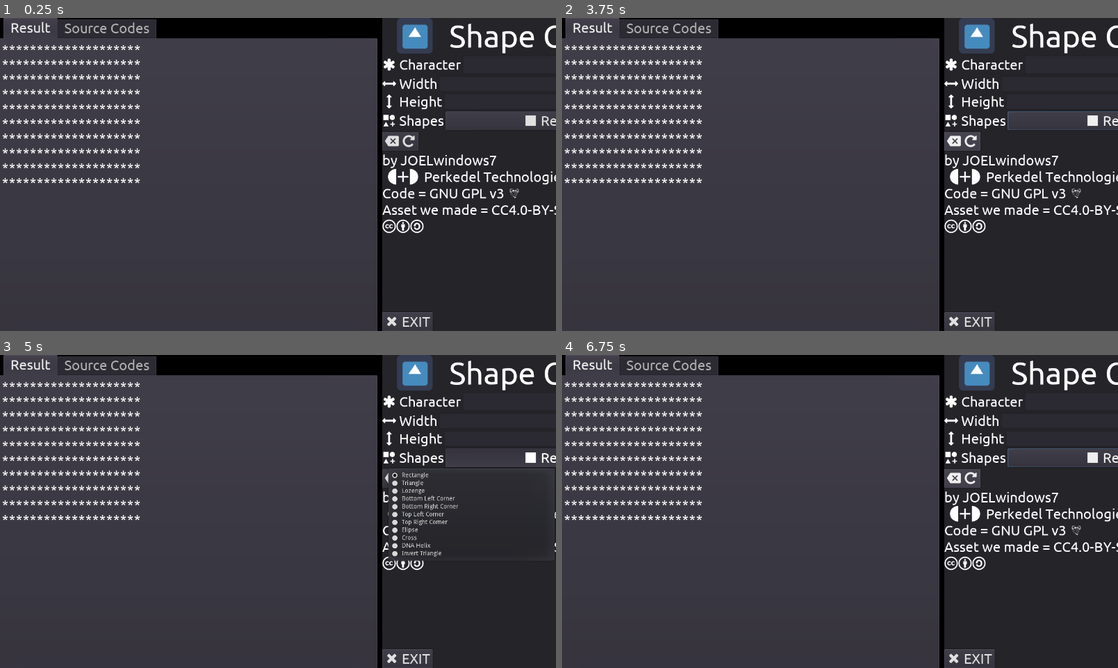
Above: before the commit, frames 1-4 (two rows, left to right).
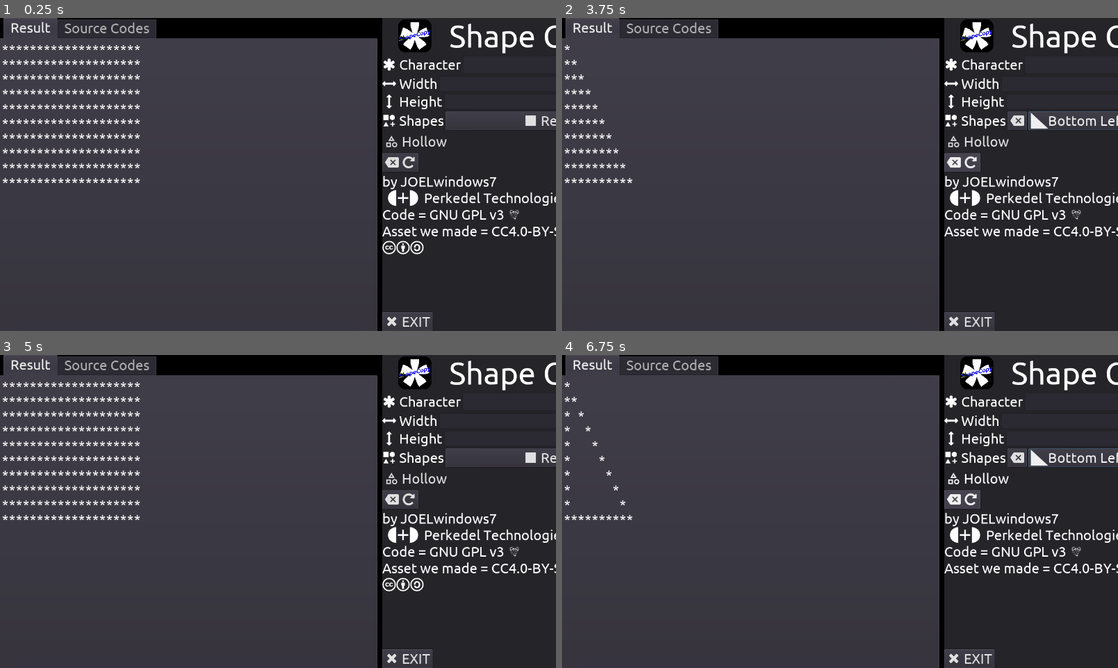
Above: after the commit, the same moments.

Repository: Perkedel/ShapeTextCopy
Game: Godot game, scene res://GameDVDCardtridge/ShapeTextCopy/ShapeTextCopy.tscn
The game is run twice, just before and just after one commit, with the same random seed, the same clock (stepped at 60 frames per second) and the same inputs. The engine's default icon, where the game draws it, is replaced by a stand-in: a white triangle on a blue panel in a dark square.
Inputs (mouse positions are in pixels of both pictures, inside the frame that each line leads up to):
- Up to frame 1 (0.25 s): no input
- Up to frame 2 (3.75 s): click "ﱢ Rectangle" at 0.5 s; click (1062, 143) at 1.25 s, where only the run after the commit has a clickable "ﴰ Hollow"; click " " at 2 s; click "ﱢ Rectangle" at 2.75 s; click " " at 3.5 s
- Up to frame 3 (5 s): click (455, 458) at 4.25 s, where only the run after the commit has a clickable ""
- Up to frame 4 (6.75 s): click (1062, 480) at 5 s, where only the run after the commit has a clickable "ﴰ Hollow"; click "ﱢ Rectangle" at 5.75 s; click " " at 6.5 s

The runs differ from the first frame. In frame 1, 4.2% of the frame differs, in the area x 68-100%, y 0-76%; in frame 2, 6.1%; in frame 3, 3.4%; in frame 4, 6.4%, in the area x 1-100%, y 0-70%.

Commit message:
hollow
now with hollowing yey!

Diff:
--- a/GameDVDCardtridge/ShapeTextCopy/ShapeTextCopy.gd
+++ b/GameDVDCardtridge/ShapeTextCopy/ShapeTextCopy.gd
@@ -1,9 +1,21 @@
+# ahre
+"""
+Here code main.
+by JOELwindows7
+Perkedel Technologies
+CC4.0-BY-SA
+
+misc credit:
+	- https://favicon.io/ generate ico file
+"""
+
 extends Node
 
 export(String) var character:String = "*"
 export(Vector2) var size:Vector2 = Vector2(20,10)
 export(PoolIntArray) var sizeInt:PoolIntArray = [20,10]
 export(bool) var addSpace:bool = false;
+export(bool) var addHollow:bool = false;
 export(int) var chooseSkin = 0 # each shape may have various like a a, 1 2, etc.
 export(int,'Square', 'Triangle') var chooseShape = 0
 enum shapes {Square, Triangle}
@@ -48,8 +60,13 @@
 			fillHelix()
 		10:
 			fillTriangleInverted()
+		11:
+			fillLeftTriangle()
+		12:
+			fillRightTriangle()
 		_:
-			fillSquare()
+#			fillSquare()
+			fillErrorNotYetAvailable()
 			pass
 	toFillBB += "[/code]"
 
@@ -95,7 +112,7 @@
 	# https://generalistprogrammer.com/godot/godot-for-loop-tutorial-definitive-guide-with-examples/
 	for n in sizeInt[1]:
 		for m in sizeInt[0]:
-			addCharacter(character)
+			addCharacter(character if !addHollow else (character if (n == 0 || n == sizeInt[1]-1 || m == 0 || m == sizeInt[0]-1) else ' '))
 			pass
 		addCharacter('\n')
 		pass
@@ -103,25 +120,61 @@
 
 	pass
 
-func arguTriangle(sizing:int):
-	var k = 0
-	for i in range(0,sizing+1):
-		for j in sizing-i:
-#			toFillBB += " "
-			addCharacter(' ')
-
-		while k != 2*i+1:
-#			toFillBB += character
-			addCharacter(character)
-			k += 1
-			if k > 2*i+1:
-				break
-			pass
-
-#		toFillBB += "\n"
-		addCharacter('\n')
-		k = 0
-		pass
+func arguTriangle(sizing:int, bringFlipSpaceSpecial:bool = false, noFeet:bool = false):
+	if bringFlipSpaceSpecial:
+		addCharacter(' ')
+	var k:int = 0
+	var s:int = 0
+	if addHollow:
+		for i in range(0,sizing):
+			# for loop to put space in pyramid
+			s = i
+			for j in sizing-i:
+				addCharacter(' ')
+				s+=1
+				pass
+
+			# for loop to print star
+			while k < 2*i+1:
+				k += 1
+	#			toFillBB += character
+				addCharacter(character if ((i == sizing-1 if !noFeet else false) || k == 1 || k == 2*i+1) else " ")
+#				addCharacter(character if (i == sizing-1 || k == 1 || k == 2*i+1) else " ")
+#				if i == sizing-1 || k == 1 || k == 2*sizing-1:
+#					addCharacter(character)
+#					pass
+#				else:
+#					addCharacter(' ')
+#					pass
+#				if k > 2*i+1:
+#					break
+				pass
+
+			# ending line after each row
+			addCharacter('\n' + (' ' if bringFlipSpaceSpecial else ''))
+			k = 0
+			pass
+		pass
+	else:
+		for i in range(0,sizing):
+			for j in sizing-i:
+	#			toFillBB += " "
+				addCharacter(' ')
+
+			while k < 2*i+1:
+	#			toFillBB += character
+				addCharacter(character)
+				k += 1
+				if k > 2*i+1:
+					break
+				pass
+
+	#		toFillBB += "\n"
+			addCharacter('\n' + (' ' if bringFlipSpaceSpecial else ''))
+			k = 0
+			pass
+
+
 	pass
 
 func fillTriangle():
@@ -200,6 +253,35 @@
 		return 0;
 	}
 	"""
+	# https://www.educba.com/star-patterns-in-c-plus-plus/
+	# Hollow
+	"""
+	#include<iostream>
+	using namespace std;
+	int main()
+	{
+		int r, i, j, s;
+		cout << "Enter number of rows: ";
+		cin >> r;
+		for(i = 1; i <= r; i++)
+		{
+			//for loop to put space in pyramid
+			for (s = i; s < r; s++)
+				cout << " ";
+			//for loop to print star
+			for(j = 1; j <= (2 * r - 1); j++)
+			{
+				if(i == r || j == 1 || j == 2*i - 1)
+					cout << "*";
+				else
+					cout << " ";
+			}
+			//ending line after each row
+			cout << "\n";
+		}
+		return 0;
+	}
+	"""
 	#row uses sizeInt[1]
 
 #	var k = 0
@@ -223,7 +305,7 @@
 	arguTriangle(sizeInt[1])
 	pass
 
-func arguTriangleInvert(sizing:int, bringFlipSpaceSpecial:bool = false):
+func arguTriangleInvert(sizing:int, bringFlipSpaceSpecial:bool = false, noFeet:bool = false):
 	var flipCount = sizing
 #	for i in sizing
 #	while(flipCount >=1):
@@ -240,20 +322,35 @@
 #				break
 			pass
 
-		var jj = i
-		while jj != (2*i-1):
-			addCharacter(character)
-			jj+=1
-
-#			if jj <= ((2*i)-1):
-#				break
-			pass
-
-		var jjj = 0
-		for j in i:
-#		while !(jjj < flipCount-1):
-			addCharacter(character)
-			jjj += 1
+		# separaton
+		if addHollow:
+			# for loop to print star in pyramid
+			var jj = 0
+			while jj < 2 * sizing -1 :
+				jj+=1
+				addCharacter(character if((i == sizing if !noFeet else false) || jj == 1 || jj == 2*i-1) else " ")
+#				if i == sizing || jj == 1 || jj == 2*i - 1:
+#					addCharacter(character)
+#				else:
+#					addCharacter(' ')
+
+			pass
+		else:
+			var jj = i
+			while jj < (2*i-1):
+	#			addCharacter(character if !addHollow else (character if (i == sizing || jj == 1 || jj == 2*i - 1) else " "))
+				addCharacter(character)
+				jj+=1
+
+	#			if jj <= ((2*i)-1):
+	#				break
+				pass
+
+			var jjj = 0
+			for j in i:
+	#		while !(jjj < flipCount-1):
+				addCharacter(character)
+				jjj += 1
 
 		addCharacter('\n' + (' ' if bringFlipSpaceSpecial else ''))
 
@@ -288,6 +385,34 @@
 			cout << endl;
 		}
 
+		return 0;
+	}
+	"""
+	# https://www.educba.com/star-patterns-in-c-plus-plus/
+	# Hollow
+	"""
+	#include<iostream>
+	using namespace std;
+	int main()
+	{
+		int r, i, j, s;
+		cout << "Enter number of rows: ";
+		cin >> r;
+		for(i = r; i >= 1; i--)
+		{
+			//for loop to put space in pyramid
+			for (s = i; s < r; s++)
+				cout << " ";
+			//for loop to print star in pyramid
+			for(j = 1; j <= 2 * i - 1; j++)
+			{
+				if(i == r || j == 1 || j == 2*i - 1)
+					cout << "*";
+				else
+					cout << " ";
+			}
+			cout << "\n";
+		}
 		return 0;
 	}
 	"""
@@ -329,7 +454,7 @@
 	arguTriangleInvert(sizeInt[1])
 	pass
 
-func fillTopRightCorner():
+func fillTopRightCorner(noFeet:bool = false):
 #	var flipCount = sizeInt[1]
 #	for i in sizeInt[1]:
 #		for j in sizeInt[1]-flipCount:
@@ -408,16 +533,16 @@
 #				break
 			pass
 
+
+		while j < i:
+			addCharacter(character if !addHollow else (character if ((i == n if !noFeet else false) || j == i-1 || j == 0) else ' '))
+			j+=1
+#			if j < i:
+#				break
+
 		# resetting k because we want to run k from
 		# beginning.
 		k = 0;
-		while j < i:
-			addCharacter(character)
-			j+=1
-#			if j < i:
-#				break
-
-
 		# resetting k so as it can start from 0.
 		j = 0
 		i-=1
@@ -476,11 +601,11 @@
 	# upside down minus one to merge with bottom feet of rightside up
 	var divide = sizeInt[1]
 
-	arguTriangle(divide)
-	arguTriangleInvert(divide, true)
-	pass
-
-func fillBottomLeftCorner():
+	arguTriangle(divide, false, true)
+	arguTriangleInvert(divide, true, true)
+	pass
+
+func fillBottomLeftCorner(noFeet:bool = false):
 	# https://www.programiz.com/cpp-programming/examples/pyramid-pattern
 	"""
 	#include <iostream>
@@ -563,14 +688,14 @@
 
 	for i in range(0,sizeInt[1]):
 		for j in range(0,i+1):
-			addCharacter(character)
+			addCharacter(character if !addHollow else (character if (j == 0 || j == i || (i == sizeInt[1]-1 if !noFeet else false)) else ' '))
 			pass
 		addCharacter('\n')
 		pass
 
 	pass
 
-func fillBottomRightCorner():
+func fillBottomRightCorner(noFeet:bool = false):
 	# https://www.geeksforgeeks.org/programs-printing-pyramid-patterns-c/
 	"""
 	// C++ code to demonstrate star pattern
@@ -606,7 +731,7 @@
 	for i in range(sizeInt[1],0,-1):
 		for j in range(0,sizeInt[1]):
 			if (j>=i-1):
-				addCharacter(character)
+				addCharacter(character if !addHollow else (character if (j == size[1]-1 || j == i-1 || (i == 1 if !noFeet else false)) else ' '))
 			else:
 				addCharacter(' ')
 			pass
@@ -614,7 +739,7 @@
 		pass
 	pass
 
-func fillTopLeftCorner():
+func fillTopLeftCorner(noFeet:bool = false):
 	# https://www.programiz.com/cpp-programming/examples/pyramid-pattern
 	"""
 	#include <iostream>
@@ -671,7 +796,7 @@
 	var flipCount:int = sizeInt[1] # not sizeInt[0]
 	for i in sizeInt[1]:
 		for j in flipCount:
-			addCharacter(character)
+			addCharacter(character if !addHollow else (character if (j == 0 || j == flipCount-1 || (i == 0 if !noFeet else false)) else ' '))
 			pass
 		addCharacter('\n')
 		flipCount -= 1
@@ -781,6 +906,19 @@
 		pass
 
 	pass
+
+func fillLeftTriangle():
+	fillBottomRightCorner(addHollow)
+	fillTopRightCorner(addHollow)
+	pass
+
+func fillRightTriangle():
+	fillBottomLeftCorner(addHollow)
+	fillTopLeftCorner(addHollow)
+	pass
+
+func fillErrorNotYetAvailable():
+	addCharacter('WERROR 404: Shape not available yet!\nPls contribute!!')
 
 # more misc codes
 """
@@ -919,3 +1057,8 @@
 		OS.set_clipboard($"UIBox/Contains/TabContainer/Source Codes/SourceCodeSelfFiller/SourceText".text)
 		pass
 	pass # Replace with function body.
+
+func _on_HollowCheckButton_toggled(button_pressed: bool) -> void:
+	addHollow = button_pressed
+	refreshLook()
+	pass # Replace with function body.
--- a/GameDVDCardtridge/ShapeTextCopy/ShapeTextCopy.tscn
+++ b/GameDVDCardtridge/ShapeTextCopy/ShapeTextCopy.tscn
@@ -8,8 +8,10 @@
 [ext_resource path="res://GameDVDCardtridge/ShapeTextCopy/SpareParts/OptionHeadering.tscn" type="PackedScene" id=6]
 [ext_resource path="res://GameDVDCardtridge/ShapeTextCopy/SpareParts/OptionCopyrightText.tscn" type="PackedScene" id=7]
 [ext_resource path="res://GameDVDCardtridge/ShapeTextCopy/SpareParts/OptioningButton.tscn" type="PackedScene" id=8]
-[ext_resource path="res://GameDVDCardtridge/ShapeTextCopy/fonts/Baked/Ubuntu-NF.tres" type="DynamicFont" id=9]
+[ext_resource path="res://GameDVDCardtridge/ShapeTextCopy/assets/fonts/Baked/Ubuntu-NF.tres" type="DynamicFont" id=9]
 [ext_resource path="res://GameDVDCardtridge/ShapeTextCopy/SpareParts/SourceCodeSelfFiller.tscn" type="PackedScene" id=10]
+[ext_resource path="res://GameDVDCardtridge/ShapeTextCopy/assets/images/ShapeTextCopyIcon.png" type="Texture" id=11]
+[ext_resource path="res://GameDVDCardtridge/ShapeTextCopy/SpareParts/OptionCheckButton.tscn" type="PackedScene" id=12]
 
 [node name="ShapeTextCopy" type="Node"]
 script = ExtResource( 2 )
@@ -83,6 +85,7 @@
 margin_right = 1040.0
 margin_bottom = 82.0
 title = "Shape Copy"
+icon = ExtResource( 11 )
 
 [node name="SingleCharOption" parent="UIBox/Contains/Paneling/ScrollContainer/Optioning" instance=ExtResource( 3 )]
 unique_name_in_owner = true
@@ -118,10 +121,18 @@
 margin_bottom = 258.0
 labelText = "璉 Shapes"
 
-[node name="ButtonBoth" type="HBoxContainer" parent="UIBox/Contains/Paneling/ScrollContainer/Optioning"]
+[node name="HollowCheckButton" parent="UIBox/Contains/Paneling/ScrollContainer/Optioning" instance=ExtResource( 12 )]
+unique_name_in_owner = true
+anchor_right = 0.0
 margin_top = 262.0
 margin_right = 1040.0
-margin_bottom = 305.0
+margin_bottom = 307.0
+text = "ﴰ Hollow"
+
+[node name="ButtonBoth" type="HBoxContainer" parent="UIBox/Contains/Paneling/ScrollContainer/Optioning"]
+margin_top = 311.0
+margin_right = 1040.0
+margin_bottom = 354.0
 
 [node name="ResetAllButton" parent="UIBox/Contains/Paneling/ScrollContainer/Optioning/ButtonBoth" instance=ExtResource( 8 )]
 unique_name_in_owner = true
@@ -132,6 +143,7 @@
 text = " "
 
 [node name="Separator" type="Control" parent="UIBox/Contains/Paneling/ScrollContainer/Optioning/ButtonBoth"]
+unique_name_in_owner = true
 margin_left = 87.0
 margin_right = 902.0
 margin_bottom = 43.0
@@ -149,7 +161,7 @@
 [node name="CopyrightOption" parent="UIBox/Contains/Paneling/ScrollContainer/Optioning" instance=ExtResource( 7 )]
 anchor_right = 0.0
 anchor_bottom = 0.0
-margin_top = 309.0
+margin_top = 358.0
 margin_right = 1040.0
 margin_bottom = 1033.0
 
@@ -159,6 +171,7 @@
 margin_bottom = 1080.0
 
 [node name="QuitButton" parent="UIBox/Contains/Paneling/ScrollContainer/Optioning/ButtonFate" instance=ExtResource( 8 )]
+unique_name_in_owner = true
 anchor_right = 0.0
 margin_right = 116.0
 margin_bottom = 43.0
@@ -170,6 +183,7 @@
 [connection signal="hasChanged" from="UIBox/Contains/Paneling/ScrollContainer/Optioning/HeightOption" to="." method="_on_HeightOption_hasChanged"]
 [connection signal="hasChangedNumber" from="UIBox/Contains/Paneling/ScrollContainer/Optioning/HeightOption" to="." method="_on_HeightOption_hasChangedNumber"]
 [connection signal="hasChangedSelection" from="UIBox/Contains/Paneling/ScrollContainer/Optioning/ShapeOption" to="." method="_on_ShapeOption_hasChangedSelection"]
+[connection signal="toggled" from="UIBox/Contains/Paneling/ScrollContainer/Optioning/HollowCheckButton" to="." method="_on_HollowCheckButton_toggled"]
 [connection signal="pressed" from="UIBox/Contains/Paneling/ScrollContainer/Optioning/ButtonBoth/ResetAllButton" to="." method="_on_ResetAllButton_pressed"]
 [connection signal="pressed" from="UIBox/Contains/Paneling/ScrollContainer/Optioning/ButtonBoth/CopyButton" to="." method="_on_CopyButton_pressed"]
 [connection signal="pressed" from="UIBox/Contains/Paneling/ScrollContainer/Optioning/ButtonFate/QuitButton" to="." method="_on_QuitButton_pressed"]
--- a/GameDVDCardtridge/ShapeTextCopy/SpareParts/OptionCheckButton.tscn
+++ b/GameDVDCardtridge/ShapeTextCopy/SpareParts/OptionCheckButton.tscn
@@ -1,6 +1,6 @@
 [gd_scene load_steps=3 format=2]
 
-[ext_resource path="res://GameDVDCardtridge/ShapeTextCopy/fonts/Baked/Ubuntu-NF.tres" type="DynamicFont" id=1]
+[ext_resource path="res://GameDVDCardtridge/ShapeTextCopy/assets/fonts/Baked/Ubuntu-NF.tres" type="DynamicFont" id=1]
 [ext_resource path="res://GameDVDCardtridge/ShapeTextCopy/SpareParts/OptionCheckButton.gd" type="Script" id=2]
 
 [node name="OptionCheckButton" type="CheckButton"]
--- a/GameDVDCardtridge/ShapeTextCopy/SpareParts/OptionCopyrightText.tscn
+++ b/GameDVDCardtridge/ShapeTextCopy/SpareParts/OptionCopyrightText.tscn
@@ -1,6 +1,6 @@
 [gd_scene load_steps=2 format=2]
 
-[ext_resource path="res://GameDVDCardtridge/ShapeTextCopy/fonts/Baked/Ubuntu-NF.tres" type="DynamicFont" id=1]
+[ext_resource path="res://GameDVDCardtridge/ShapeTextCopy/assets/fonts/Baked/Ubuntu-NF.tres" type="DynamicFont" id=1]
 
 [node name="OptionCopyrightText" type="RichTextLabel"]
 anchor_right = 1.0
--- a/GameDVDCardtridge/ShapeTextCopy/SpareParts/OptionHeadering.gd
+++ b/GameDVDCardtridge/ShapeTextCopy/SpareParts/OptionHeadering.gd
@@ -1,7 +1,8 @@
+tool
 extends HBoxContainer
 
 export(String) var title:String = "Hello World" setget set_title
-export(Texture) var icon:Texture = preload("res://icon.png")
+export(Texture) var icon:Texture = preload("res://icon.png") setget set_icon
 # Declare member variables here. Examples:
 # var a: int = 2
 # var b: String = "text"
@@ -18,6 +19,7 @@
 	return title
 
 func set_icon(into:Texture):
+	icon = into
 	$Icon.texture = into
 
 # Called every frame. 'delta' is the elapsed time since the previous frame.
--- a/GameDVDCardtridge/ShapeTextCopy/SpareParts/OptionHeadering.tscn
+++ b/GameDVDCardtridge/ShapeTextCopy/SpareParts/OptionHeadering.tscn
@@ -1,7 +1,7 @@
 [gd_scene load_steps=5 format=2]
 
 [ext_resource path="res://GameDVDCardtridge/ShapeTextCopy/SpareParts/OptioningLabel.tscn" type="PackedScene" id=1]
-[ext_resource path="res://GameDVDCardtridge/ShapeTextCopy/fonts/Baked/Ubuntu-NF-Title.tres" type="DynamicFont" id=2]
+[ext_resource path="res://GameDVDCardtridge/ShapeTextCopy/assets/fonts/Baked/Ubuntu-NF-Title.tres" type="DynamicFont" id=2]
 [ext_resource path="res://GameDVDCardtridge/ShapeTextCopy/SpareParts/OptionHeadering.gd" type="Script" id=3]
 [ext_resource path="res://icon.png" type="Texture" id=4]
 
--- a/GameDVDCardtridge/ShapeTextCopy/SpareParts/OptioningBase.gd
+++ b/GameDVDCardtridge/ShapeTextCopy/SpareParts/OptioningBase.gd
@@ -1,3 +1,4 @@
+tool
 extends HBoxContainer
 
 export(String) var labelText:String = "Option Name" setget set_labelText
--- a/GameDVDCardtridge/ShapeTextCopy/SpareParts/OptioningButton.tscn
+++ b/GameDVDCardtridge/ShapeTextCopy/SpareParts/OptioningButton.tscn
@@ -1,6 +1,6 @@
 [gd_scene load_steps=2 format=2]
 
-[ext_resource path="res://GameDVDCardtridge/ShapeTextCopy/fonts/Baked/Ubuntu-NF.tres" type="DynamicFont" id=1]
+[ext_resource path="res://GameDVDCardtridge/ShapeTextCopy/assets/fonts/Baked/Ubuntu-NF.tres" type="DynamicFont" id=1]
 
 [node name="OptioningButton" type="Button"]
 anchor_right = 1.0
--- a/GameDVDCardtridge/ShapeTextCopy/SpareParts/OptioningDropdown.gd
+++ b/GameDVDCardtridge/ShapeTextCopy/SpareParts/OptioningDropdown.gd
@@ -1,3 +1,4 @@
+tool
 extends "res://GameDVDCardtridge/ShapeTextCopy/SpareParts/OptioningBase.gd"
 
 export(int) var selecton:int = 0 setget set_selecton
--- a/GameDVDCardtridge/ShapeTextCopy/SpareParts/OptioningDropdown.tscn
+++ b/GameDVDCardtridge/ShapeTextCopy/SpareParts/OptioningDropdown.tscn
@@ -1,6 +1,6 @@
 [gd_scene load_steps=4 format=2]
 
-[ext_resource path="res://GameDVDCardtridge/ShapeTextCopy/fonts/Baked/Ubuntu-NF.tres" type="DynamicFont" id=1]
+[ext_resource path="res://GameDVDCardtridge/ShapeTextCopy/assets/fonts/Baked/Ubuntu-NF.tres" type="DynamicFont" id=1]
 [ext_resource path="res://GameDVDCardtridge/ShapeTextCopy/SpareParts/OptioningBase.tscn" type="PackedScene" id=2]
 [ext_resource path="res://GameDVDCardtridge/ShapeTextCopy/SpareParts/OptioningDropdown.gd" type="Script" id=3]
 
@@ -22,7 +22,7 @@
 custom_fonts/font = ExtResource( 1 )
 text = "ﱢ Rectangle"
 align = 2
-items = [ "ﱢ Rectangle", null, false, 0, null, "卑 Triangle", …(344 unchanged characters)…  Invert Triangle", null, false, 10, null ]
+items = [ "ﱢ Rectangle", null, false, 0, null, "卑 Triangle", …(344 unchanged characters)…  Invert Triangle", null, false, 10, null, " Left Triangle", null, false, 11, null, " Right Triangle", null, false, 12, null ]
 selected = 0
 
 [connection signal="item_selected" from="OptionButton" to="." method="_on_OptionButton_item_selected"]
--- a/GameDVDCardtridge/ShapeTextCopy/SpareParts/OptioningLabel.tscn
+++ b/GameDVDCardtridge/ShapeTextCopy/SpareParts/OptioningLabel.tscn
@@ -1,6 +1,6 @@
 [gd_scene load_steps=2 format=2]
 
-[ext_resource path="res://GameDVDCardtridge/ShapeTextCopy/fonts/Baked/Ubuntu-NF.tres" type="DynamicFont" id=1]
+[ext_resource path="res://GameDVDCardtridge/ShapeTextCopy/assets/fonts/Baked/Ubuntu-NF.tres" type="DynamicFont" id=1]
 
 [node name="OptioningLabel" type="Label"]
 anchor_right = 1.0
--- a/GameDVDCardtridge/ShapeTextCopy/SpareParts/OptioningNumber.gd
+++ b/GameDVDCardtridge/ShapeTextCopy/SpareParts/OptioningNumber.gd
@@ -1,3 +1,4 @@
+tool
 extends "res://GameDVDCardtridge/ShapeTextCopy/SpareParts/OptioningBase.gd"
 
 export(int) var value:int = 10 setget set_value
--- a/GameDVDCardtridge/ShapeTextCopy/SpareParts/OptioningTextInput.gd
+++ b/GameDVDCardtridge/ShapeTextCopy/SpareParts/OptioningTextInput.gd
@@ -1,3 +1,4 @@
+tool
 extends "res://GameDVDCardtridge/ShapeTextCopy/SpareParts/OptioningBase.gd"
 
 #export(String) var labelText:String = "Option Name" setget set_labelText
--- a/GameDVDCardtridge/ShapeTextCopy/SpareParts/OptioningTextInput.tscn
+++ b/GameDVDCardtridge/ShapeTextCopy/SpareParts/OptioningTextInput.tscn
@@ -2,7 +2,7 @@
 
 [ext_resource path="res://GameDVDCardtridge/ShapeTextCopy/SpareParts/OptioningLabel.tscn" type="PackedScene" id=1]
 [ext_resource path="res://GameDVDCardtridge/ShapeTextCopy/SpareParts/OptioningTextInput.gd" type="Script" id=2]
-[ext_resource path="res://GameDVDCardtridge/ShapeTextCopy/fonts/Baked/UbuntuMono-NF.tres" type="DynamicFont" id=3]
+[ext_resource path="res://GameDVDCardtridge/ShapeTextCopy/assets/fonts/Baked/UbuntuMono-NF.tres" type="DynamicFont" id=3]
 [ext_resource path="res://GameDVDCardtridge/ShapeTextCopy/SpareParts/OptioningButton.tscn" type="PackedScene" id=4]
 
 [node name="OptioningTextInput" type="HBoxContainer"]
--- a/GameDVDCardtridge/ShapeTextCopy/SpareParts/ShaperTextCopy.tscn
+++ b/GameDVDCardtridge/ShapeTextCopy/SpareParts/ShaperTextCopy.tscn
@@ -1,6 +1,6 @@
 [gd_scene load_steps=2 format=2]
 
-[ext_resource path="res://GameDVDCardtridge/ShapeTextCopy/fonts/Baked/UbuntuMono-NF.tres" type="DynamicFont" id=1]
+[ext_resource path="res://GameDVDCardtridge/ShapeTextCopy/assets/fonts/Baked/UbuntuMono-NF.tres" type="DynamicFont" id=1]
 
 [node name="TextToCopy" type="RichTextLabel"]
 margin_right = 860.0
--- /dev/null
+++ b/GameDVDCardtridge/ShapeTextCopy/assets/fonts/Baked/Ubuntu-NF-Title.tres
@@ -0,0 +1,7 @@
+[gd_resource type="DynamicFont" load_steps=2 format=2]
+
+[ext_resource path="res://GameDVDCardtridge/ShapeTextCopy/assets/fonts/Ubuntu Nerd Font Complete.ttf" type="DynamicFontData" id=1]
+
+[resource]
+size = 72
+font_data = ExtResource( 1 )
--- /dev/null
+++ b/GameDVDCardtridge/ShapeTextCopy/assets/fonts/Baked/Ubuntu-NF.tres
@@ -0,0 +1,7 @@
+[gd_resource type="DynamicFont" load_steps=2 format=2]
+
+[ext_resource path="res://GameDVDCardtridge/ShapeTextCopy/assets/fonts/Ubuntu Nerd Font Complete.ttf" type="DynamicFontData" id=1]
+
+[resource]
+size = 32
+font_data = ExtResource( 1 )
--- /dev/null
+++ b/GameDVDCardtridge/ShapeTextCopy/assets/fonts/Baked/UbuntuMono-NF.tres
@@ -0,0 +1,7 @@
+[gd_resource type="DynamicFont" load_steps=2 format=2]
+
+[ext_resource path="res://GameDVDCardtridge/ShapeTextCopy/assets/fonts/Ubuntu Mono Nerd Font Complete Mono.ttf" type="DynamicFontData" id=1]
+
+[resource]
+size = 32
+font_data = ExtResource( 1 )
--- a/GameDVDCardtridge/ShapeTextCopy/fonts/Baked/Ubuntu-NF-Title.tres
+++ /dev/null
@@ -1,7 +0,0 @@
-[gd_resource type="DynamicFont" load_steps=2 format=2]
-
-[ext_resource path="res://GameDVDCardtridge/ShapeTextCopy/fonts/Ubuntu Nerd Font Complete.ttf" type="DynamicFontData" id=1]
-
-[resource]
-size = 72
-font_data = ExtResource( 1 )
--- a/GameDVDCardtridge/ShapeTextCopy/fonts/Baked/Ubuntu-NF.tres
+++ /dev/null
@@ -1,7 +0,0 @@
-[gd_resource type="DynamicFont" load_steps=2 format=2]
-
-[ext_resource path="res://GameDVDCardtridge/ShapeTextCopy/fonts/Ubuntu Nerd Font Complete.ttf" type="DynamicFontData" id=1]
-
-[resource]
-size = 32
-font_data = ExtResource( 1 )
--- a/GameDVDCardtridge/ShapeTextCopy/fonts/Baked/UbuntuMono-NF.tres
+++ /dev/null
@@ -1,7 +0,0 @@
-[gd_resource type="DynamicFont" load_steps=2 format=2]
-
-[ext_resource path="res://GameDVDCardtridge/ShapeTextCopy/fonts/Ubuntu Mono Nerd Font Complete Mono.ttf" type="DynamicFontData" id=1]
-
-[resource]
-size = 32
-font_data = ExtResource( 1 )
--- a/project.godot
+++ b/project.godot
@@ -12,8 +12,9 @@
 
 config/name="ShapeTextCopy"
 run/main_scene="res://GameDVDCardtridge/ShapeTextCopy/ShapeTextCopy.tscn"
+boot_splash/image="res://GameDVDCardtridge/ShapeTextCopy/assets/images/ShapeTextCopyThumb.png"
 boot_splash/bg_color=Color( 0, 0, 0, 1 )
-config/icon="res://icon.png"
+config/icon="res://GameDVDCardtridge/ShapeTextCopy/assets/images/ShapeTextCopyIcon.png"
 
 [display]
 
Not shown: 1 places in GameDVDCardtridge/ShapeTextCopy/ShapeTextCopy.tscn that only renumber resources
Renamed: GameDVDCardtridge/ShapeTextCopy/fonts/Ubuntu Mono Nerd Font Complete Mono.ttf -> GameDVDCardtridge/ShapeTextCopy/assets/fonts/Ubuntu Mono Nerd Font Complete Mono.ttf
Renamed: GameDVDCardtridge/ShapeTextCopy/fonts/Ubuntu Nerd Font Complete.ttf -> GameDVDCardtridge/ShapeTextCopy/assets/fonts/Ubuntu Nerd Font Complete.ttf
Binary file added: GameDVDCardtridge/ShapeTextCopy/assets/images/ShapeCopy_favicon_io/android-chrome-192x192.png
Not shown, added: GameDVDCardtridge/ShapeTextCopy/assets/images/ShapeCopy_favicon_io/android-chrome-192x192.png.import
Binary file added: GameDVDCardtridge/ShapeTextCopy/assets/images/ShapeCopy_favicon_io/android-chrome-512x512.png
Not shown, added: GameDVDCardtridge/ShapeTextCopy/assets/images/ShapeCopy_favicon_io/android-chrome-512x512.png.import
Binary file added: GameDVDCardtridge/ShapeTextCopy/assets/images/ShapeCopy_favicon_io/apple-touch-icon.png
Not shown, added: GameDVDCardtridge/ShapeTextCopy/assets/images/ShapeCopy_favicon_io/apple-touch-icon.png.import
Binary file added: GameDVDCardtridge/ShapeTextCopy/assets/images/ShapeCopy_favicon_io/favicon-16x16.png
Not shown, added: GameDVDCardtridge/ShapeTextCopy/assets/images/ShapeCopy_favicon_io/favicon-16x16.png.import
Binary file added: GameDVDCardtridge/ShapeTextCopy/assets/images/ShapeCopy_favicon_io/favicon-32x32.png
(and 20 more such lines)
